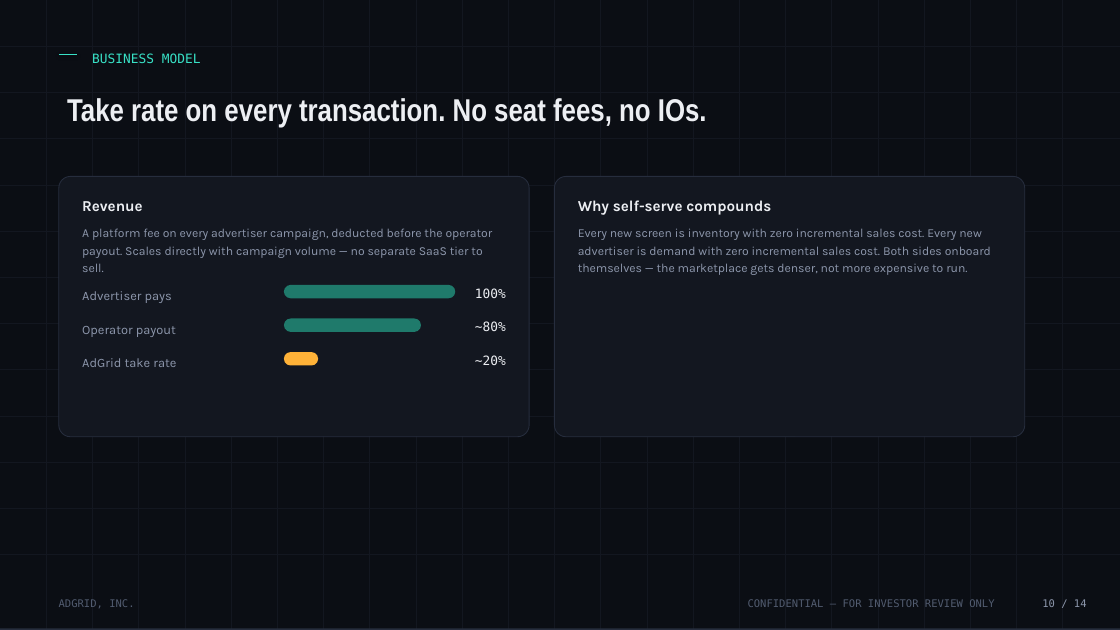
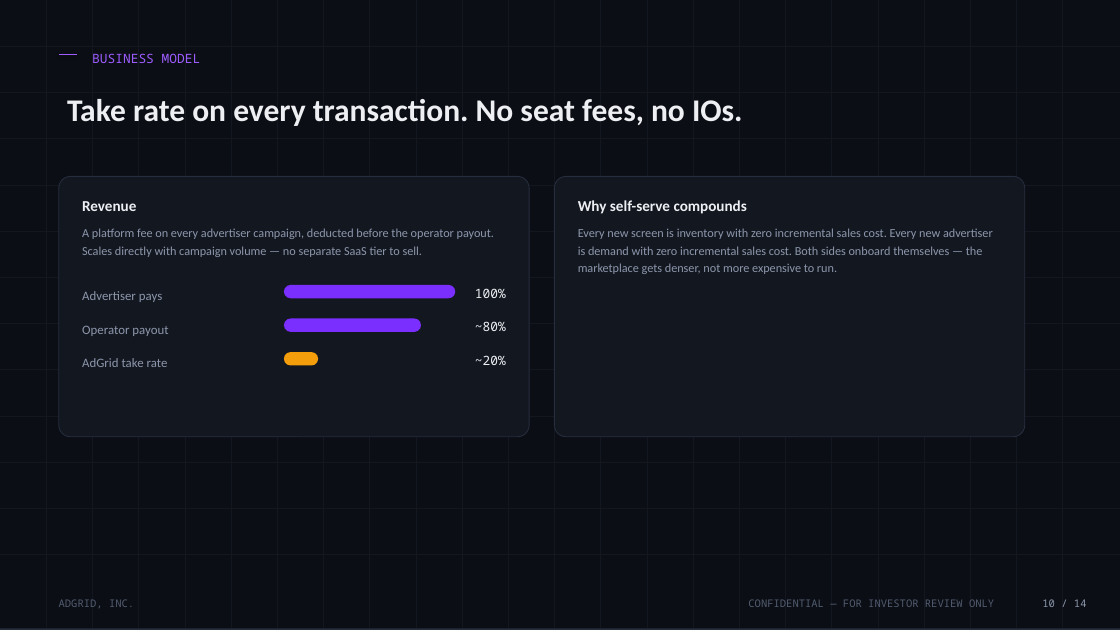
Before and after one commit to sukhwindergill/adgrid, a slide deck: slide 10 of docs/investor/AdGrid-Seed-Deck.pptx. Drawn at 1120x630 pixels with LibreOffice and Linux fonts; fonts in the diff are those of the drawing. Boxes give left, top, right and bottom in pixels: in the first picture for what was removed or moved away, otherwise in the second. Text is boxed around its words. In the diff, an @@ line names an element or a change of style, - is before the commit and + after.

Commit message:
fix: apply real brand colors (purple/cyan) to investor deck
Deck used an arbitrary teal accent instead of AdGrid's actual brand
tokens (purple #7B2FFF / cyan #00C2FF, unified with marketing site
per src/design/tokens.js). Swaps accent throughout both PPTX and the
HTML deck, adds brand gradient to hero pull-quotes, and switches font
references to Space Grotesk / JetBrains Mono to match the product.

```diff
--- a/docs/investor/AdGrid-Seed-Deck.pptx
+++ b/docs/investor/AdGrid-Seed-Deck.pptx
@@ line (59, 55) - (77, 55): stroke #38E1C6 1.2 pt to #9C5CFF 1.2 pt @@
@@ text "BUSINESS MODEL" at [92, 53, 201, 63]: font DejaVu Sans Mono to Noto Sans Mono, text colour #38E1C6 to #9C5CFF @@
@@ text "Take rate on every transaction. ..." at [67, 99, 743, 126]: font Arial Narrow to Calibri @@
@@ font Karla to Calibri in 7 elements at [82, 201, 136, 211], [82, 228, 494, 257], [82, 291, 162, 302], [82, 325, 168, 336], [82, 358, 168, 367], [578, 200, 747, 214], [578, 228, 993, 274] @@
@@ rounded rectangle at [284, 285, 455, 298]: fill #1F7A6B to #7B2FFF @@
@@ rounded rectangle at [284, 318, 421, 332]: fill #1F7A6B to #7B2FFF @@
@@ rounded rectangle at [284, 352, 318, 365]: fill #FFB238 to #F59E0B @@
@@ font DejaVu Sans Mono to Noto Sans Mono in 6 elements at [475, 288, 506, 298], [475, 321, 506, 331], [475, 355, 506, 365], [59, 599, 134, 608], [748, 599, 994, 607], [1042, 599, 1087, 607] @@
```
Also in this commit, not shown: 13 other slides changed, 1 other file.
